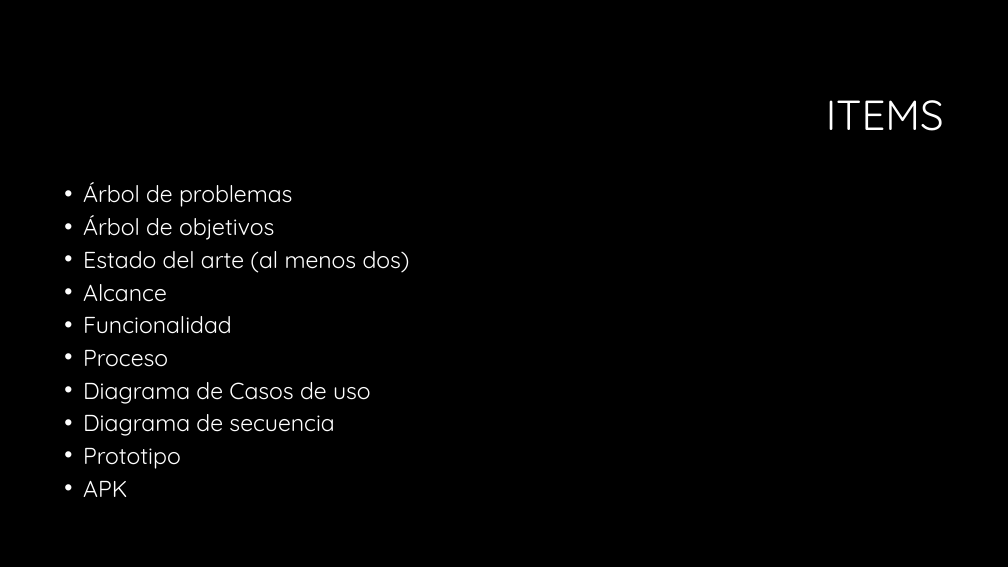
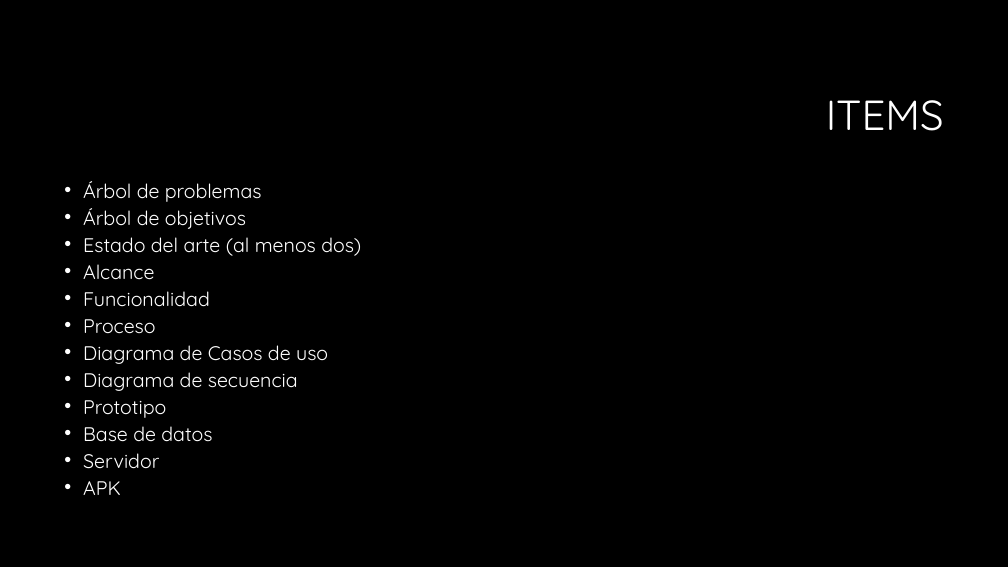
Before and after one commit to brayansti/food-day, a slide deck: slide 2 of Documentación/Pautas de la presentación.pptx. Drawn at 1008x567 pixels with LibreOffice and Linux fonts; fonts in the diff are those of the drawing; background and template pictures are left out. Boxes give left, top, right and bottom in pixels: in the first picture for what was removed or moved away, otherwise in the second. Text is boxed around its words. In the diff, an @@ line names an element or a change of style, - is before the commit and + after.

```diff
--- a/Documentación/Pautas de la presentación.pptx
+++ b/Documentación/Pautas de la presentación.pptx
@@ text at [83,181,361,495]: size 22 to 18.7 pt in "Árbol de problemas", "Árbol de objetivos", "Estado del arte (al menos dos)", "Alcance" and 6 more places; line spacing 0.8 to 0.7 @@
@@ text at [83,426,212,469]: paragraphs added @@
+• Base de datos
+• Servidor
```
